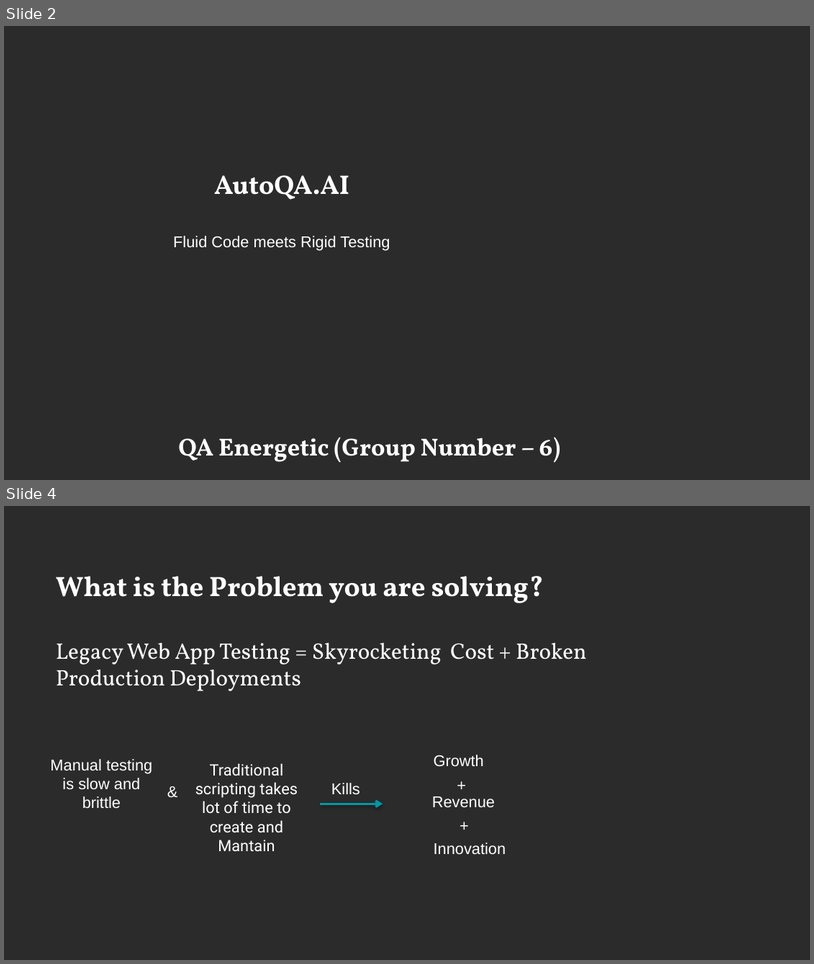
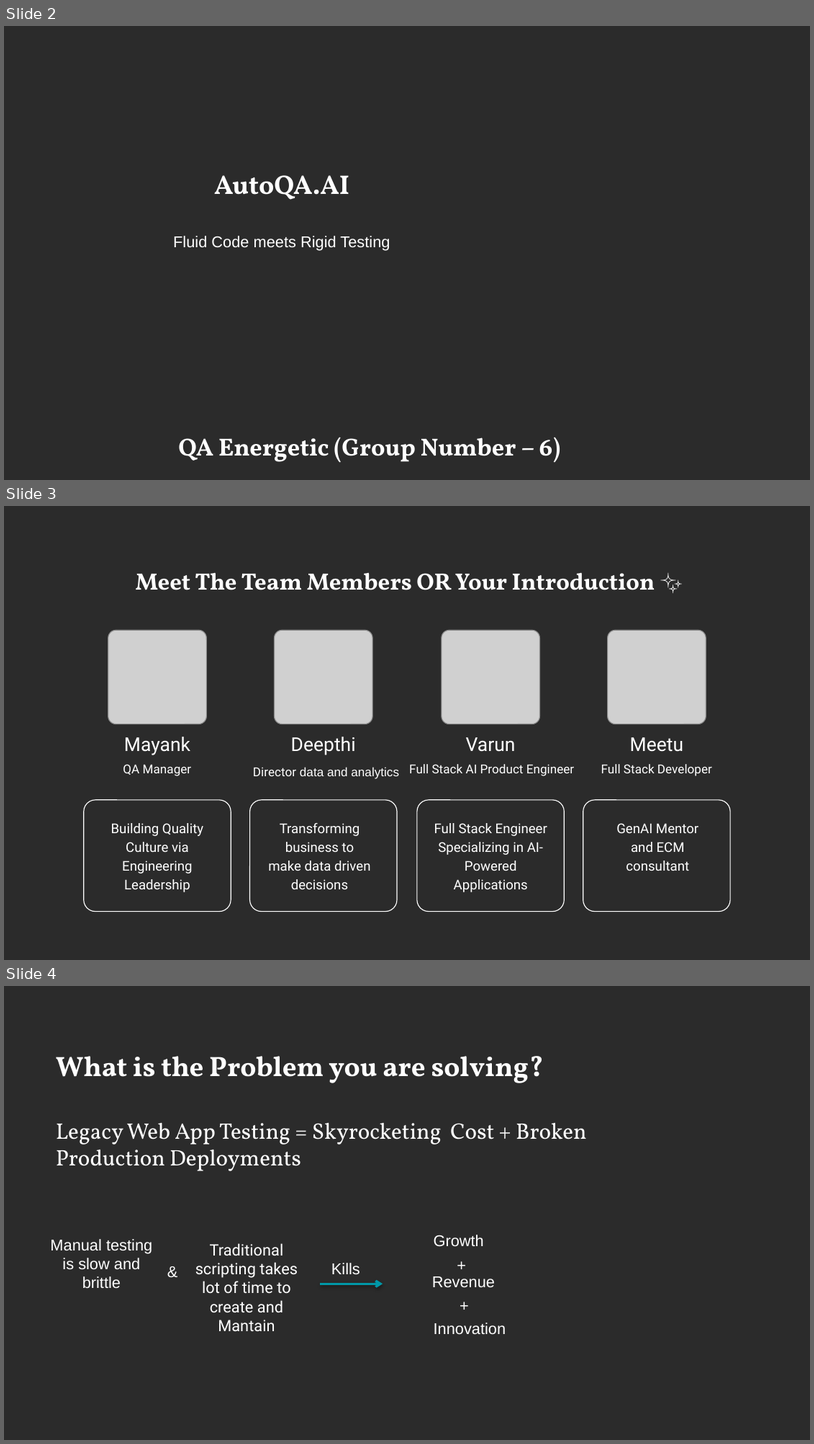
Before and after one commit to MeeruChandra/OutSkillCapstone, a slide deck: QA Energetic-GEF C4 - Pitch Deck Template.pptx. Shown one above the other, each under a label of ours: slides 2 and 4 before the commit, slides 2, 3 and 4 after it; the slides between them are not shown. The pictures are 814x964 and 814x1444 pixels, drawn with LibreOffice and Linux fonts; fonts in the diff are those of the drawing; grey boxes stand for pictures; background and template pictures are left out; a plain dark background stands for a picture behind light text. Boxes give left, top, right and bottom in pixels: in the first picture for what was removed or moved away, otherwise in the second. Text is boxed around its words. In the diff, an @@ line names an element or a change of style, - is before the commit and + after.

Commit message:
changed

```diff
--- a/QA Energetic-GEF C4 - Pitch Deck Template.pptx
+++ b/QA Energetic-GEF C4 - Pitch Deck Template.pptx
@@ slide 3 added at [4,506,810,960], background picture (left out) @@
@@ text added at [136,572,656,590], 21 pt, text #FFFFFF, bold @@
+Meet The Team Members OR Your Introduction ✨
@@ picture added at [108,630,206,723] @@
@@ picture added at [274,630,373,723] @@
@@ picture added at [442,630,540,723] @@
@@ picture added at [608,630,707,723] @@
@@ text added at [124,736,190,755], 17 pt, text #FFFFFF @@
+Mayank
@@ text added at [291,736,356,755], 17 pt, text #FFFFFF @@
+Deepthi
@@ text added at [466,737,516,752], 17 pt, text #FFFFFF @@
+Varun
@@ text added at [630,737,684,752], 17 pt, text #FFFFFF @@
+Meetu
@@ text added at [123,764,192,776], 11 pt, text #FFFFFF @@
+QA Manager
@@ text added at [409,764,574,776], 11 pt, text #FFFFFF @@
+Full Stack AI Product Engineer
@@ text added at [602,764,712,776], 11 pt, text #FFFFFF @@
+Full Stack Developer
@@ text added at [253,767,399,779], 11 pt, text #FFFFFF @@
+Director data and analytics
@@ rounded rectangle added at [84,800,232,911], outline #FFFFFF 0.75 pt @@
@@ rounded rectangle added at [250,800,398,911], outline #FFFFFF 0.75 pt @@
@@ rounded rectangle added at [417,800,564,911], outline #FFFFFF 0.75 pt @@
@@ rounded rectangle added at [584,800,731,911], outline #FFFFFF 0.75 pt @@
@@ text added at [111,823,203,892], 12 pt, text #FFFFFF @@
+Building Quality Culture via Engineering Leadership
@@ text added at [268,823,370,889], 12 pt, text #FFFFFF @@
+Transforming business to make data driven decisions
@@ text added at [435,823,548,892], 12 pt, text #FFFFFF @@
+Full Stack Engineer Specializing in AI-Powered Applications
@@ text added at [617,823,699,870], 12 pt, text #FFFFFF @@
+GenAI Mentor and ECM consultant
```
Also in this commit, not shown: 1 slide removed.
